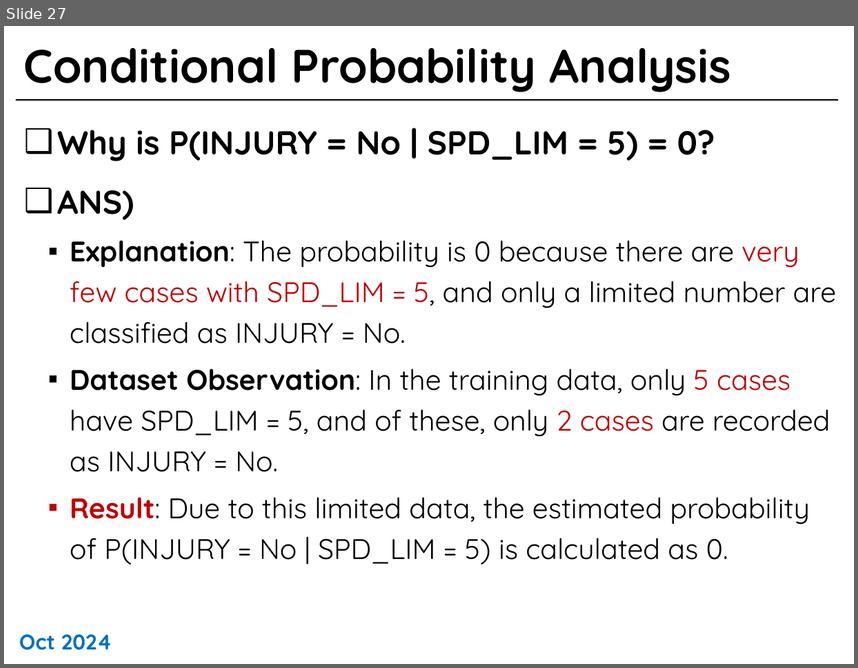
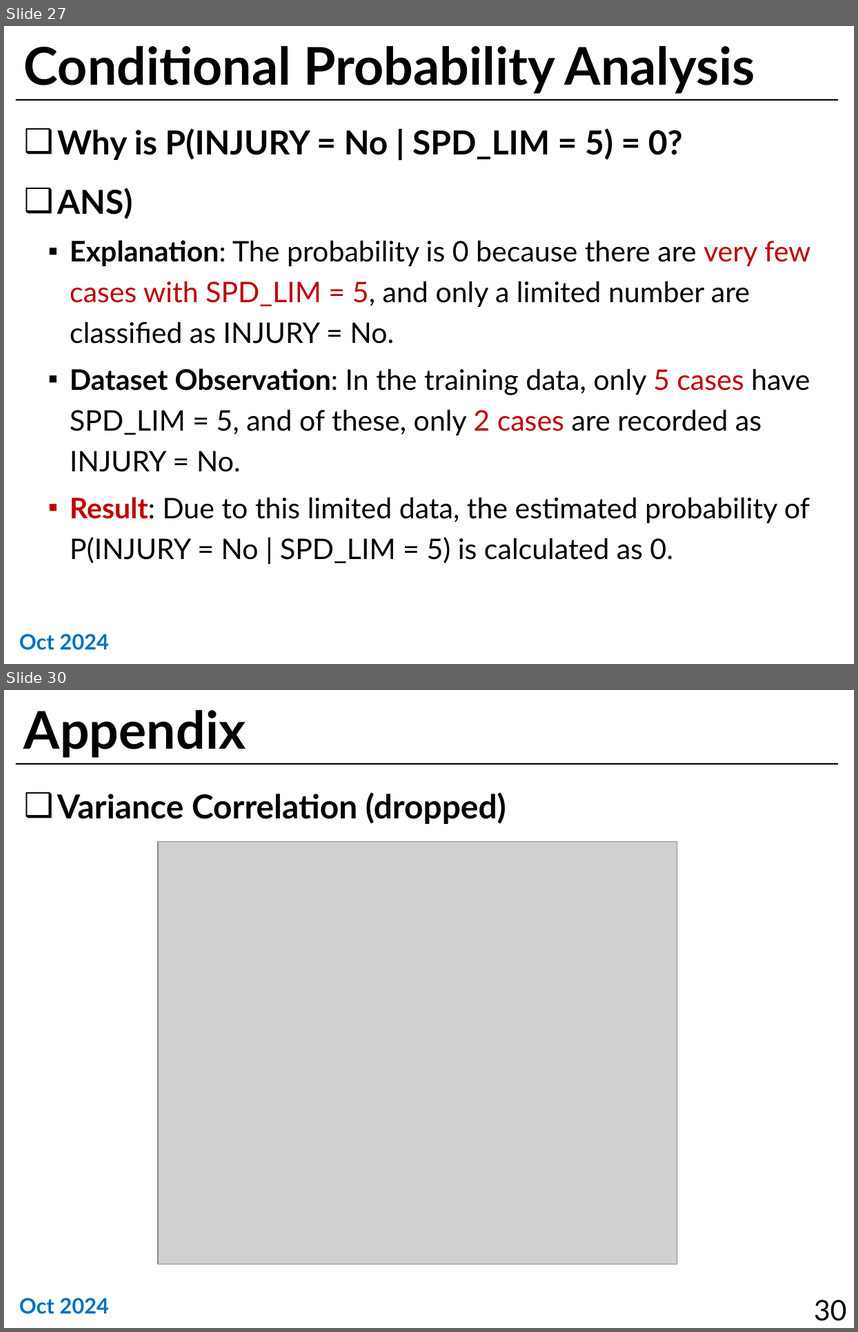
Before and after one commit to sunukkim98/DataAnalysis, a slide deck: mid_term_project/data_analysis_midterm_project_slide.pptx. Shown one above the other, each under a label of ours: slide 27 before the commit, slides 27 and 30 after it; the slides between them are not shown. The pictures are 858x668 and 858x1332 pixels, drawn with LibreOffice and Linux fonts; fonts in the diff are those of the drawing; grey boxes stand for pictures. Boxes give left, top, right and bottom in pixels: in the first picture for what was removed or moved away, otherwise in the second. Text is boxed around its words. In the diff, an @@ line names an element or a change of style, - is before the commit and + after.

```diff
--- a/mid_term_project/data_analysis_midterm_project_slide.pptx
+++ b/mid_term_project/data_analysis_midterm_project_slide.pptx
@@ slide 30 added at (x1=4, y1=690, x2=854, y2=1328), background #FFFFFF; not listed: 1 template element that a slide beside it also shows @@
@@ title added at (x1=24, y1=710, x2=246, y2=758), 44 pt, text #000000, bold @@
+Appendix
@@ text added at (x1=57, y1=792, x2=506, y2=824), 28 pt, text #000000, bold @@
+❑ Variance Correlation (dropped)
@@ picture added at (x1=158, y1=841, x2=677, y2=1264) @@
@@ text added at (x1=19, y1=1297, x2=109, y2=1314), 18 pt, text #0070C0, bold @@
+Oct 2024
@@ page number added at (x1=814, y1=1299, x2=847, y2=1321), 24 pt, text #000000 @@
+30
@@ slide 27 changed as well @@
@@ title "Conditional Probability Analysis" at (x1=24, y1=46, x2=755, y2=94): size 39.6 to 44 pt, font Quicksand to Lato @@
@@ text "Why is P(INJURY = No ..." at (x1=57, y1=128, x2=811, y2=563): font Quicksand to Lato @@
@@ text "Oct 2024" at (x1=19, y1=633, x2=109, y2=650): font Quicksand to Lato @@
```
Also in this commit, not shown: 27 other slides changed, 3 other slides added.
